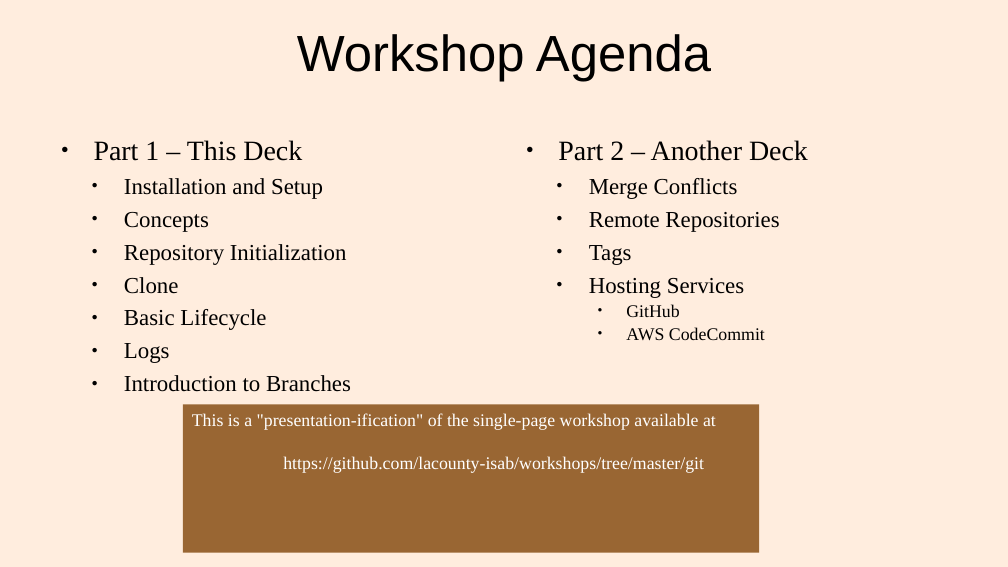
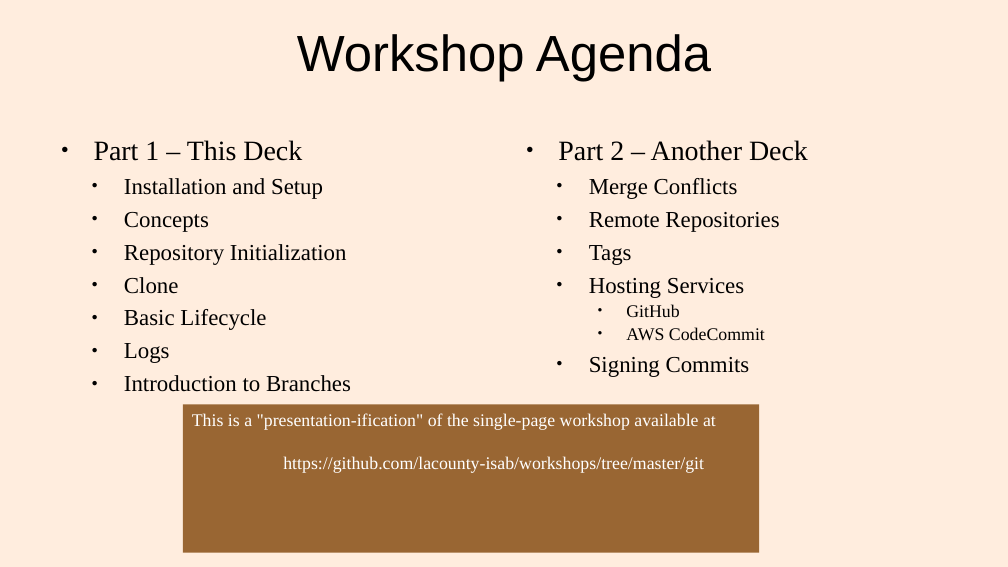
Before and after one commit to lacounty-isab/workshops, a slide deck: slide 2 of git/GitWorkshop1.odp. Drawn at 1008x567 pixels with LibreOffice and Linux fonts; fonts in the diff are those of the drawing. Boxes give left, top, right and bottom in pixels: in the first picture for what was removed or moved away, otherwise in the second. Text is boxed around its words. In the diff, an @@ line names an element or a change of style, - is before the commit and + after.

```diff
--- a/git/GitWorkshop1.odp
+++ b/git/GitWorkshop1.odp
@@ text at (x1=589, y1=357, x2=750, y2=377): paragraph added @@
+  ● Signing Commits
```
Also in this commit, not shown: 5 other slides changed, 1 slide added, 7 other files.
